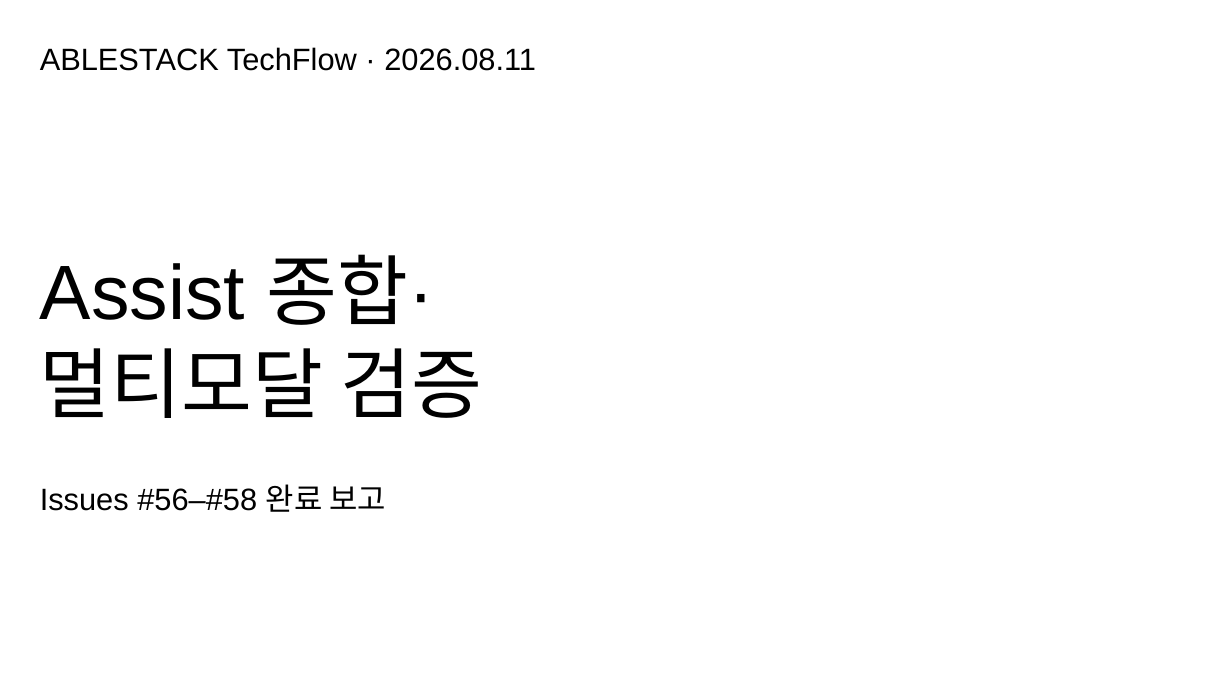
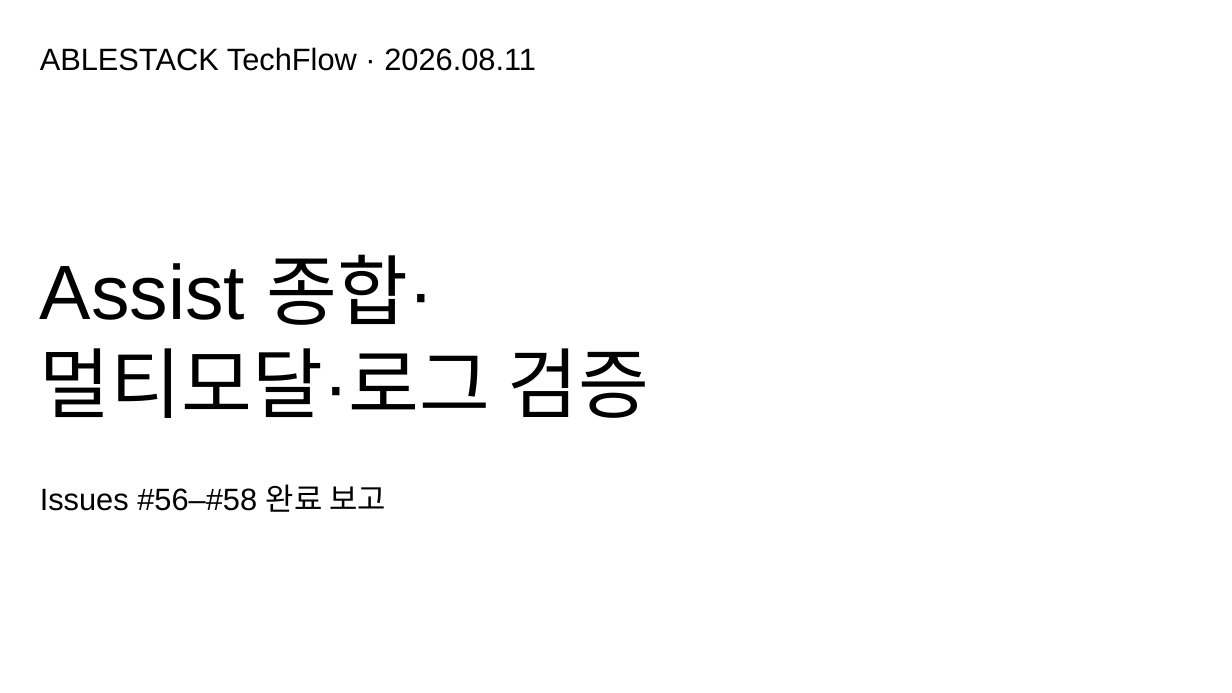
Before and after one commit to ablecloud-team/ablestack-techflow, a slide deck: slide 1 of output/presentation/techflow-assist-multimodal.pptx. Drawn at 1232x693 pixels with LibreOffice and Linux fonts; fonts in the diff are those of the drawing. Boxes give left, top, right and bottom in pixels: in the first picture for what was removed or moved away, otherwise in the second. Text is boxed around its words. In the diff, an @@ line names an element or a change of style, - is before the commit and + after.

Commit message:
feat: 로그·압축 로그 Assist 증거 처리 보완

```diff
--- a/output/presentation/techflow-assist-multimodal.pptx
+++ b/output/presentation/techflow-assist-multimodal.pptx
@@ text at (x1=40, y1=254, x2=650, y2=418): text changed @@
-Assist 종합·
-멀티모달 검증
+Assist 종합·
+멀티모달·로그 검증
```
Also in this commit, not shown: 6 other slides changed, 1 slide added, 26 other files.
